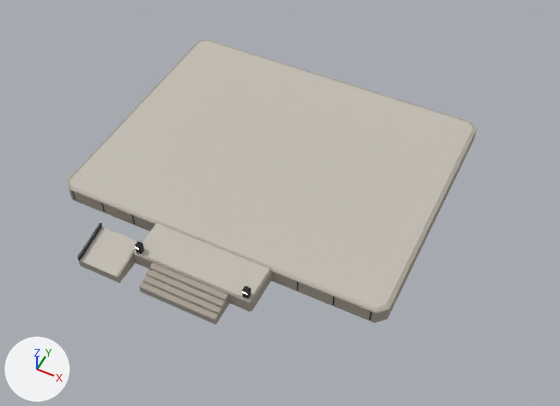
Before and after pictures for a commit that changed the FBX model ore_haven/machine_workshop/MachineWorkshop_Foundation_Roblox.fbx.
Rendered twice from a 50 mm lens placed at (29.2, -58.0, 64.8), pointed at (2.2, -3.9, -2.8). The axes (+X, +Y, +Z) are drawn at lower left. The lights are the same throughout. The older version comes first. Vertices at exactly the same position are counted once.

Objects in the first picture: 'CharcoalSteel', 'FoundationStone', 'WarmConcrete'.
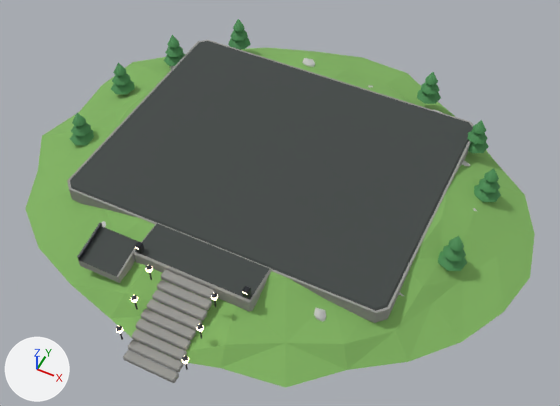
Not visible in the pictures: 'Trunk'.

Pixel boxes (x1, y1, x2, y2) of what changed, in the pictures (560 x 406 px; the box of a moved part takes in the faces that stretch with it):
'WarmConcrete', recoloured (light grey to dark grey)
    both: (70, 41, 473, 311)
'HillGrass', added (green)
    after: (25, 48, 535, 388)
'PathStone', added
    after: (67, 40, 474, 383)
'FoundationStone', deleted
    before: (67, 40, 477, 324)
'PineGreen', added
    after: (70, 19, 501, 271)
'CharcoalSteel', reshaped, moved (42% narrower, 14% taller)
    before: (72, 191, 372, 320)
    after: (77, 223, 251, 370)
'HillRock', added
    after: (102, 58, 478, 322)
'SoftLamp', moved (not visible before)
    after: (116, 247, 247, 364)
part 1 of me_foundation_block_line_0_002, moved or reshaped
    both: (135, 241, 144, 254)
part 2 of me_foundation_block_line_0_002, moved or reshaped
    both: (242, 286, 251, 299)
part 3 of me_foundation_block_line_0_002, moved or reshaped
    both: (77, 223, 102, 261)
part 4 of me_foundation_block_line_0_002, deleted
    before: (102, 203, 372, 320)
part 5 of me_foundation_block_line_0_002, built on
    after: (116, 265, 152, 331)
part 6 of me_foundation_block_line_0_002, added
    after: (182, 293, 218, 361)

Diff of the bpy script that builds the scene:
```diff
--- a/ore_haven/machine_workshop/MachineWorkshop_Foundation_Roblox.fbx.py
+++ b/ore_haven/machine_workshop/MachineWorkshop_Foundation_Roblox.fbx.py
@@ me_foundation_block_line_0_002 @@
-me_foundation_block_line_0_002.from_pydata(...)  # 136 vertices, 220 faces; spans x -0.1..36.1, y -7.3..0.0, z -0.7..2.2
+me_foundation_block_line_0_002.from_pydata(...)  # 158 vertices, 256 faces; spans x -8.2..10.4, y -6.4..3.0, z -3.6..1.6
+# me_foundation_block_line_0_002 part 1: the loose piece of 24 vertices spanning x 11.4..12.1, y -4.4..-3.7, z 1.0..2.2 is moved by (-14.2, 6.0, -0.8)
+# me_foundation_block_line_0_002 part 2: the loose piece of 24 vertices spanning x 24.0..24.7, y -4.4..-3.7, z 1.0..2.2 is moved by (-14.2, 6.0, -0.8)
+# me_foundation_block_line_0_002 part 3: the loose piece of 8 vertices spanning x 6.0..6.2, y -7.3..-3.0, z 0.0..1.6 is moved by (-14.2, 6.0, -0.8)
+# me_foundation_block_line_0_002 part 4: 9 loose pieces with 72 vertices, spanning x 3.9..36.1, y 0.0, z -0.7..0.7, are deleted
+# me_foundation_block_line_0_002 part 5: 2 vertices moved within x -0.1, y 0.0, z 0.7; 4 vertices removed from x -0.1..0.1, y 0.0, z -0.7; 23 vertices added at x -0.4..0.4, y -6.4..0.4, z -1.6..1.6
+# me_foundation_block_line_0_002 part 6: 15 vertices added at x 7.2..8.0, y -6.4..0.4, z -1.6..1.6
+# other edits to the shape of me_foundation_block_line_0_002 do not show in these pictures
 me_foundation_block_line_0_002.materials.append(mat_charcoal_steel__metal)
@@ me_foundation_cap_002 @@
 me_foundation_cap_002.from_pydata(...)  # 32 vertices, 52 faces; spans x -19.2..19.2, y -22.8..15.2, z -0.8..0.2
-me_foundation_cap_002.materials.append(mat_warm_concrete)  # light grey #c4beb4
+me_foundation_cap_002.materials.append(mat_castle_base_stone)  # dark grey #404644
@@ ob_foundationstone @@
-ob_foundationstone = bpy.data.objects.new('FoundationStone', me_foundation_slab_002)
@@ ob_softlamp @@
 ob_softlamp = bpy.data.objects.new('SoftLamp', me_bollard_light__1_002)
-ob_softlamp.location = (-6.3, -19.86, 1.9)
+ob_softlamp.location = (-3.8, -21.5, 1.8)
@@ ob_charcoalsteel @@
 ob_charcoalsteel = bpy.data.objects.new('CharcoalSteel', me_foundation_block_line_0_002)
-ob_charcoalsteel.location = (-18.0, -15.49, -0.03)
+ob_charcoalsteel.location = (-3.8, -21.5, 0.8)
@@ ob_hillrock @@
+ob_hillrock = bpy.data.objects.new('HillRock', me_hill_rock_0_002)  # 168 vertices, 280 faces; spans x -46.3..0.9, y -20.5..16.9, z -0.7..0.8; in mat_hill_rock (light grey #c4c6c4)
+ob_hillrock.location = (22.93, 2.8, -0.85)
@@ ob_pinegreen @@
+ob_pinegreen = bpy.data.objects.new('PineGreen', me_pine_00_002)  # 192 vertices, 288 faces; spans x -2.6..48.1, y -1.6..27.4, z -0.3..3.8; in mat_pine_green (green #468c50)
+ob_pinegreen.location = (-23.0, -7.0, -0.05)
@@ ob_hillgrass @@
+ob_hillgrass = bpy.data.objects.new('HillGrass', me_hilltop_blend_002)  # 112 vertices, 194 faces; spans x -30.1..31.0, y -26.7..27.2, z -2.3..1.8; in mat_hill_grass (green #80b260)
+ob_hillgrass.location = (0.01, -0.98, -1.14)
@@ ob_trunk @@
+ob_trunk = bpy.data.objects.new('Trunk', me_pine_trunk_0_002)  # a 6-sided cylinder along z spanning x -0.2..0.2, y -0.2..0.2, z -0.6..0.6; a 6-sided cylinder along z spanning x -1.2..-0.8, y 9.8..10.2, z -0.6..0.6; a 6-sided cylinder along z spanning x 1.8..2.2, y 17.8..18.2, z -0.6..0.6; a 6-sided cylinder along z spanning x 45.8..46.2, y 1.8..2.2, z -0.6..0.6; a 6-sided cylinder along z spanning x 46.3..46.7, y 12.8..13.2, z -0.6..0.6; a 6-sided cylinder along z spanning x 42.8..43.2, y 19.8..20.2, z -0.6..0.6; a 6-sided cylinder along z spanning x 7.8..8.2, y 24.8..25.2, z -0.6..0.6; a 6-sided cylinder along z spanning x 34.8..35.2, y 25.8..26.2, z -0.6..0.6; in mat_trunk__wood (brown #6e5036)
+ob_trunk.location = (-23.0, -7.0, -0.7)
@@ ob_pathstone @@
+ob_pathstone = bpy.data.objects.new('PathStone', me_foundation_slab_002_1)  # 264 vertices, 480 faces; spans x -19.5..19.5, y -29.0..15.5, z -3.8..1.1; in mat_path_stone (grey #969692)
+ob_pathstone.location = (0.0, 0.0, -0.12)
```
